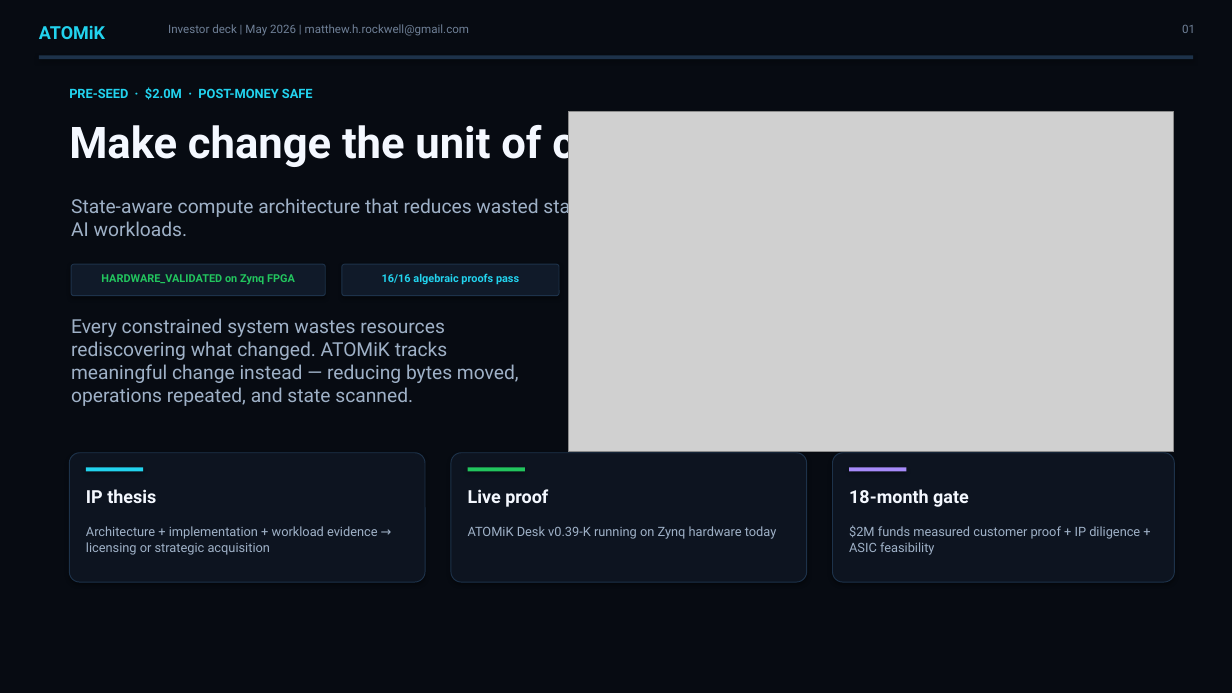
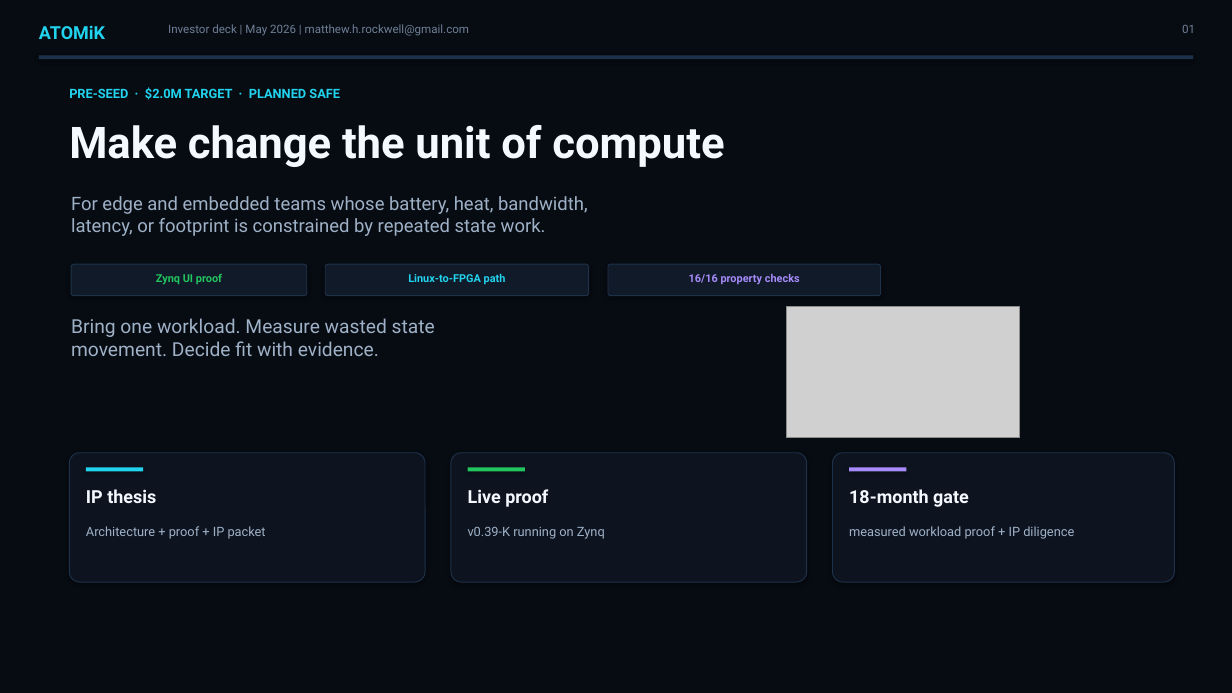
Before and after one commit to MatthewHRockwell/ATOMiK, a slide deck: slide 1 of business/for_codex/01_pitch_materials/ATOMiK_Investor_Deck.pptx. Drawn at 1232x693 pixels with LibreOffice and Linux fonts; fonts in the diff are those of the drawing; grey boxes stand for pictures. Boxes give left, top, right and bottom in pixels: in the first picture for what was removed or moved away, otherwise in the second. Text is boxed around its words. In the diff, an @@ line names an element or a change of style, - is before the commit and + after.

```diff
--- a/business/for_codex/01_pitch_materials/ATOMiK_Investor_Deck.pptx
+++ b/business/for_codex/01_pitch_materials/ATOMiK_Investor_Deck.pptx
@@ text at [69, 87, 340, 100]: text changed @@
-PRE-SEED · $2.0M · POST-MONEY SAFE
+PRE-SEED · $2.0M TARGET · PLANNED SAFE
@@ text removed at [71, 195, 586, 236] @@
-State-aware compute architecture that reduces wasted state movement for constrained edge, embedded, and AI workloads.
@@ text added at [71, 196, 588, 236], 14.4 pt, text #9FB1C7 @@
+For edge and embedded teams whose battery, heat, bandwidth, latency, or footprint is constrained by repeated state work.
@@ rounded rectangle: place and size @@
-rounded rectangle at [71, 264, 325, 296]
+rounded rectangle at [71, 264, 307, 296]
@@ rounded rectangle: place and size @@
-rounded rectangle at [342, 264, 559, 296]
+rounded rectangle at [325, 264, 589, 296]
@@ rounded rectangle added at [608, 264, 881, 296], fill #101A29, outline #1D324A 0.75 pt @@
@@ text at [156, 274, 222, 285]: text changed @@
-HARDWARE_VALIDATED on Zynq FPGA
+Zynq UI proof
@@ text removed at [382, 273, 519, 285] @@
-16/16 algebraic proofs pass
@@ text added at [408, 274, 506, 284], 8.5 pt, text #22D3EE, bold @@
+Linux-to-FPGA path
@@ text added at [689, 274, 800, 285], 8.5 pt, text #A78BFA, bold @@
+16/16 property checks
@@ text at [71, 318, 435, 356]: text changed @@
-Every constrained system wastes resources rediscovering what changed. ATOMiK tracks meaningful change instead — reducing bytes moved, operations repeated, and state scanned.
+Bring one workload. Measure wasted state movement. Decide fit with evidence.
@@ picture: place and size @@
-picture at [568, 112, 1174, 452]
+picture at [787, 307, 1019, 438]
@@ text at [86, 526, 266, 539]: text changed @@
-Architecture + implementation + workload evidence → licensing or strategic acquisition
+Architecture + proof + IP packet
@@ text at [468, 527, 605, 539]: text changed @@
-ATOMiK Desk v0.39-K running on Zynq hardware today
+v0.39-K running on Zynq
@@ text at [849, 526, 1074, 539]: text changed @@
-$2M funds measured customer proof + IP diligence + ASIC feasibility
+measured workload proof + IP diligence
```
Also in this commit, not shown: 7 other slides changed, 1 slide added, 1 slide removed, 11 other files.
